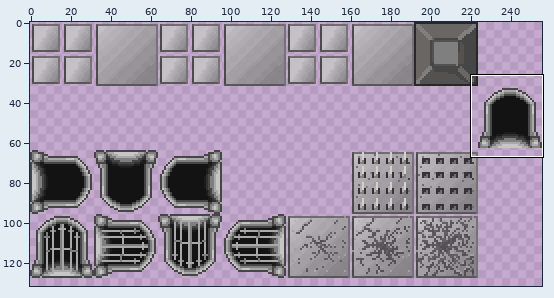
Sprite sheet, stored at src/img/dungeon_space.png. The first picture is a wide view before the edit; the outline marks the close-up.
Close-up. As it was:
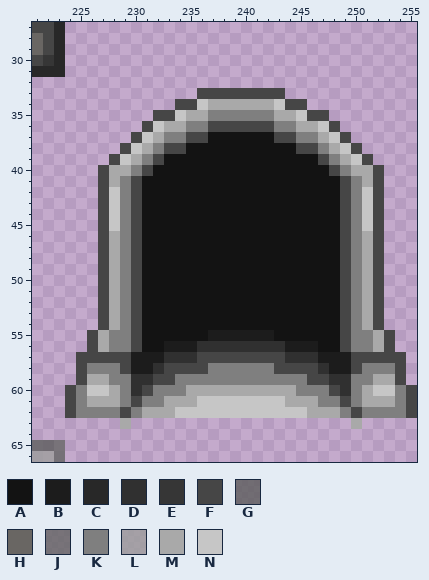
The file is 256x256 pixels. Colours within 5 levels of each other are drawn and written as one. Shown: x 221..255, y 27..66. The wide view leaves out empty margins. The commit also changed other parts of the picture, which this record leaves out.
Palette (. is transparent): A #131313  B #1c1c1c  C #282828  D #303030  E #363636  F #464646  G #606060d3  H #696663  J #686868d3  K #7f7f7f  L #9e9e9ed3  M #a9a9a9  N #c6c6c6
Pixels before, first column x 221:
27 FFC................................
28 HFC................................
29 HFC................................
30 FEC................................
31 CCC................................
32 ...................................
33 ...............FFFFFFFF............
34 .............FFNMMMMMMNFF..........
35 ...........FFNMMKKKKKKMMNFF........
36 ..........FNMMKKFFFFFFKKMMNF.......
37 .........FNMKKFFAAAAAAFFKKMNF......
38 ........FNMKFFAAAAAAAAAAFFKMNF.....
39 .......FNMKFAAAAAAAAAAAAAAFKMNF....
40 ......FMMKFAAAAAAAAAAAAAAAAFKMMF...
41 ......FMKFAAAAAAAAAAAAAAAAAAFKMF...
42 ......FNKFAAAAAAAAAAAAAAAAAAFKNF...
43 ......FNKFAAAAAAAAAAAAAAAAAAFKNF...
44 ......FNKFAAAAAAAAAAAAAAAAAAFKNF...
45 ......FNKFAAAAAAAAAAAAAAAAAAFKNF...
46 ......FMKFAAAAAAAAAAAAAAAAAAFKMF...
47 ......FMKFAAAAAAAAAAAAAAAAAAFKMF...
48 ......FMKFAAAAAAAAAAAAAAAAAAFKMF...
49 ......FMKFAAAAAAAAAAAAAAAAAAFKMF...
50 ......FMKFAAAAAAAAAAAAAAAAAAFKMF...
51 ......FMKFAAAAAAAAAAAAAAAAAAFKMF...
52 ......FMKFAAAAAAAAAAAAAAAAAAFKMF...
53 ......FMKFAAAAAAAAAAAAAAAAAAFKMF...
54 ......FMKFAAAAAAAAAAAAAAAAAAFKMF...
55 .....FMKKFAAAAAABBBBBBAAAAAAFKKMF..
56 .....FMKKFAABBBDDDDDDDDBBBAAFKKMF..
57 ....FFFFFBBBDDDFFFFFFFFDDDBBBFFFFF.
58 ....FKKKFBBDFFFFKKKKKKFFFFDBBFKKKF.
59 ....FMMKKDDFFKKKKKKKKKKKKFFDDKKMMF.
60 ...FKNNMKDFKKKMMMMMMMMMMKKKFDKMNNKF
61 ...FKMMMKFKKMMMNNNNNNNNMMMKKFKMMMKF
62 ...FKKKKFKMMMNNNNNNNNNNNNMMMKFKKKKF
63 ........M....................M.....
64 ...................................
65 GGJ................................
66 LLJ................................
The same view after the edit:
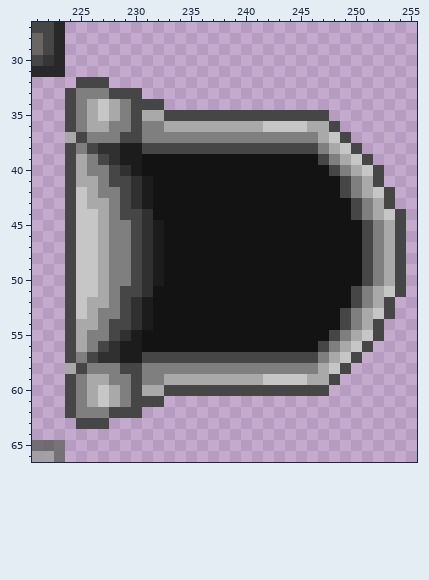
Change:
y 32: x 225..227 ... -> FFF
y 33: x 224..230 ....... -> FKKKFFF; x 236..243 FFFFFFFF -> ........
y 34: x 224..232 ......... -> FKMNMKFFF; x 234..245 FFNMMMMMMNFF -> ............
y 35: x 224..232 ........F -> FKMNMKFMM; x 234..245 NMMKKKKKKMMN -> FFFFFFFFFFFF
y 36: x 224..232 .......FN -> FKMMKKFKK; x 235..245 KKFFFFFFKKM -> MMMMMMMNNNN; x 247 N -> M
y 37: x 224..229 ...... -> MFKKKF; x 231..232 NM -> KK; x 235..244 FFAAAAAAFF -> KKKKKKKKKK
y 38: x 224..232 .....FNMK -> FKFDDBBFF; x 235..244 AAAAAAAAAA -> FFFFFFFFFF
y 39: x 224..232 ....FNMKF -> FMKFDBBAA
y 40: x 224..231 ...FMMKF -> FMKKFDBA; x 251 M -> N
y 41: x 224..231 ...FMKFA -> FMMKFFDB
y 42: x 224..231 ...FNKFA -> FNMKKFDB; x 251..253 NF. -> MNF
y 43: x 224..231 ...FNKFA -> FNMMKFDB; x 249..253 FKNF. -> AFKMF
y 44: x 224..229 ...FNK -> FNNMKF; x 231 A -> D; x 249..254 FKNF.. -> AFKMNF
y 45: x 224..228 ...FN -> FNNMK; x 231..232 AA -> DB; x 249..254 FKNF.. -> AAFKMF
y 46..50: x 224..228 ...FM -> FNNMK; x 231..232 AA -> DB; x 249..254 FKMF.. -> AAFKMF
y 51: x 224..229 ...FMK -> FNNMKF; x 231 A -> D; x 249..254 FKMF.. -> AFKMNF
y 52: x 224..231 ...FMKFA -> FNMMKFDB; x 249..253 FKMF. -> AFKMF
y 53: x 224..231 ...FMKFA -> FNMKKFDB; x 252..253 F. -> NF
y 54: x 224..231 ...FMKFA -> FMMKFFDB
y 55: x 224..230 ..FMKKF -> FMKKFDB; x 237..242 BBBBBB -> AAAAAA; x 248..253 AFKKMF -> FKMNF.
y 56: x 224..230 ..FMKKF -> FMKFDBB; x 233..253 BBBDDDDDDDDBBBAAFKKMF -> AAAAAAAAAAAAAAFKMNF..
y 57: x 224..225 .F -> FK; x 227..229 FFF -> DDB; x 231..235 BBDDD -> FFFFF; x 244..249 DDDBBB -> FFFKMN; x 251..254 FFFF -> ....
y 58: x 224 . -> M; x 230..236 BBDFFFF -> FKKKKKK; x 243..254 FFFFDBBFKKKF -> KKKKMNF.....
y 59: x 224..225 .F -> FK; x 230..254 DDFFKKKKKKKKKKKKFFDDKKMMF -> FKKMMMMMMMMMNNNNMMF......
y 60: x 226 N -> M; x 230..255 DFKKKMMMMMMMMMMKKKFDKMNNKF -> FMMFFFFFFFFFFFFFFF........
y 61: x 227 M -> N; x 231..255 KKMMMNNNNNNNNMMMKKFKMMMKF -> FF.......................
y 62: x 228 K -> F; x 230..255 KMMMNNNNNNNNNNNNMMMKFKKKKF -> F.........................
y 63: x 225..227 ... -> FFF; x 229 M -> .; x 250 M -> .
